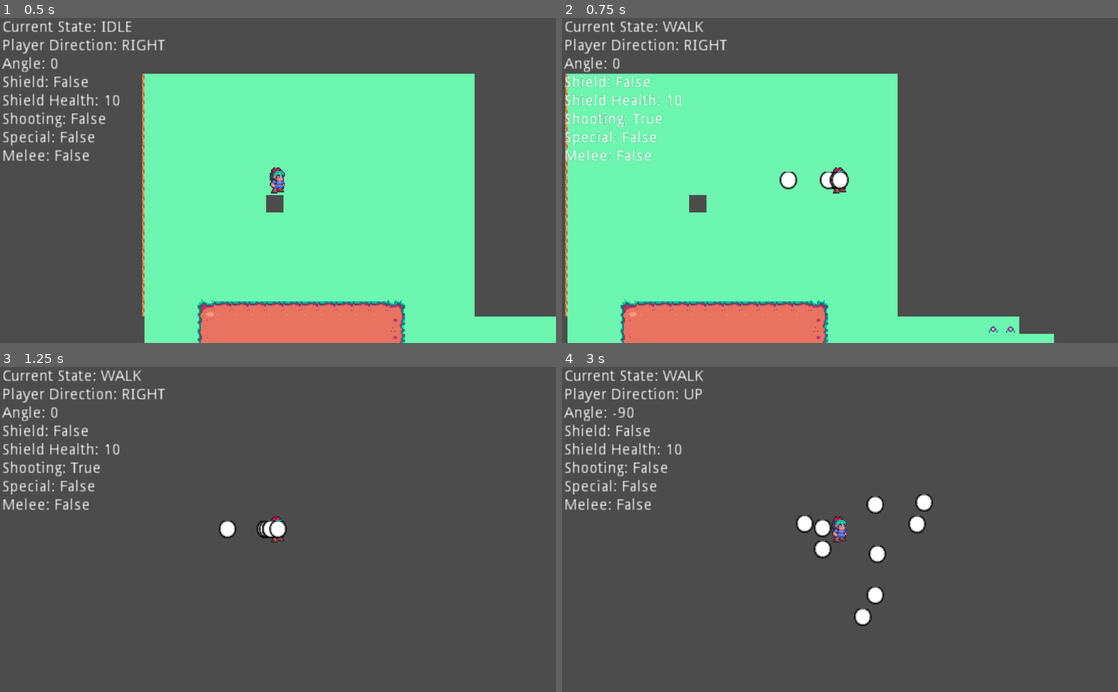
Above: before the commit, frames 1-4 (two rows, left to right).
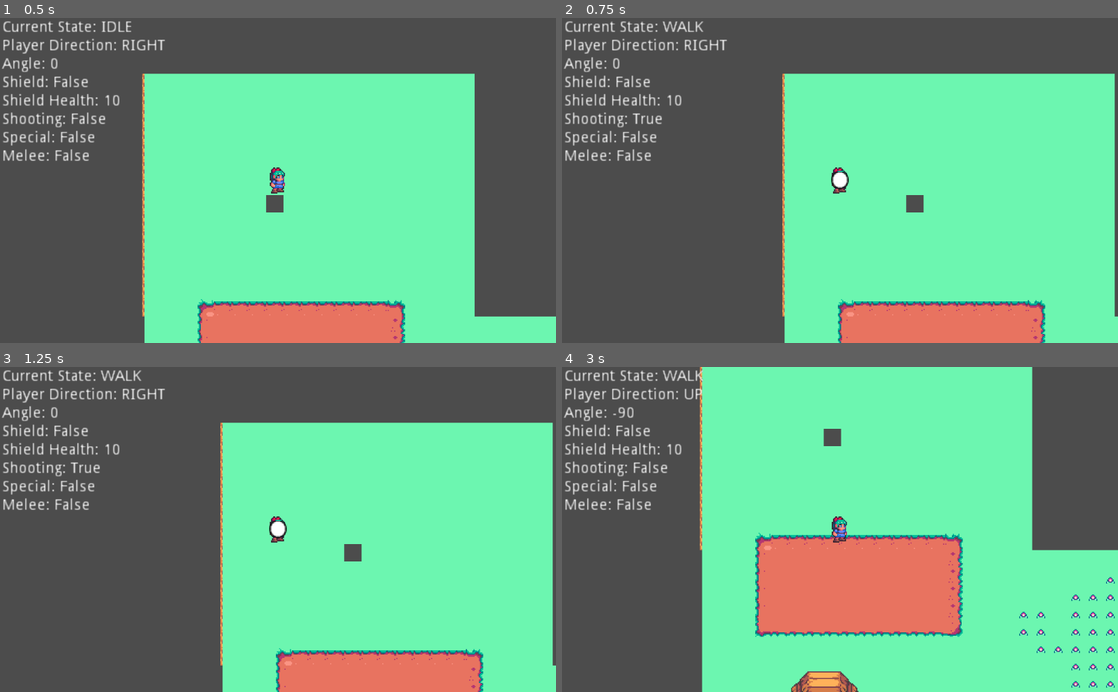
Above: after the commit, the same moments.

Repository: ValorZard/FIGHT-IT---True-Version
Game: Godot game, scene res://resources/Scenes/Main.tscn
Same seed, same stepped clock (60 frames per second), same inputs: the game is played once before the commit and once after it.
Inputs (mouse positions are in pixels of both pictures, inside the frame that each line leads up to):
- Up to frame 1 (0.5 s): no input
- Up to frame 2 (0.75 s): tap Enter at 0.5 s; move the mouse to (962, 164) at 0.52 s; press the mouse at (962, 164) at 0.53 s; hold D (move_right) from 0.53 s (still down)
- Up to frame 3 (1.25 s): keep holding D (move_right)
- Up to frame 4 (3 s): move the mouse to (728, 545) at 1.27 s; release D (move_right) at 1.28 s; release the mouse at (728, 545) at 1.28 s; hold S (move_down) 1.28-2.03 s; tap Shift (dash_button) at 1.35 s; click (728, 545) at 1.55 s; move the mouse to (895, 458) at 2.02 s; hold D (move_right) 2.03-2.78 s; hold E (interact_melee) 2.03-2.78 s; click (895, 458) at 2.3 s; move the mouse to (812, 594) at 2.77 s; hold W (move_up) from 2.78 s (still down); tap Space (shield) at 2.85 s

Frame 1 is identical in both runs. In frame 2, 67% of the frame differs, in the area x 0-100%, y 17-100%; in frame 3, 49%; in frame 4, 66%.

Commit message:
Added "shooting"
its unholy and really really shitty

Diff:
--- a/resources/Assets/Bullets/default_bullet.gd
+++ b/resources/Assets/Bullets/default_bullet.gd
@@ -18,3 +18,11 @@
 func _physics_process(delta):
 	move_and_collide(bullet_speed * bullet_direction * delta)
 	pass
+
+func on_hit(body):
+	self.queue_free()
+	pass
+
+func _on_Area2D_body_entered(body):
+	on_hit(body)
+	pass # Replace with function body.
--- a/resources/Assets/Bullets/default_bullet.tscn
+++ b/resources/Assets/Bullets/default_bullet.tscn
@@ -1,10 +1,13 @@
-[gd_scene load_steps=4 format=2]
+[gd_scene load_steps=5 format=2]
 
 [ext_resource path="res://resources/Assets/Bullets/default_bullet.png" type="Texture" id=1]
 [ext_resource path="res://resources/Assets/Bullets/default_bullet.gd" type="Script" id=2]
 
 [sub_resource type="RectangleShape2D" id=1]
 extents = Vector2( 8.14411, 8.23033 )
+
+[sub_resource type="RectangleShape2D" id=2]
+extents = Vector2( 7.34958, 7.17085 )
 
 [node name="KinematicBody2D" type="KinematicBody2D"]
 script = ExtResource( 2 )
@@ -15,5 +18,11 @@
 [node name="default_bullet" type="Sprite" parent="."]
 texture = ExtResource( 1 )
 
+[node name="Area2D" type="Area2D" parent="."]
+
+[node name="CollisionShape2D" type="CollisionShape2D" parent="Area2D"]
+shape = SubResource( 1 )
+
 [node name="CollisionShape2D" type="CollisionShape2D" parent="."]
-shape = SubResource( 1 )
+shape = SubResource( 2 )
+[connection signal="body_entered" from="Area2D" to="." method="_on_Area2D_body_entered"]
